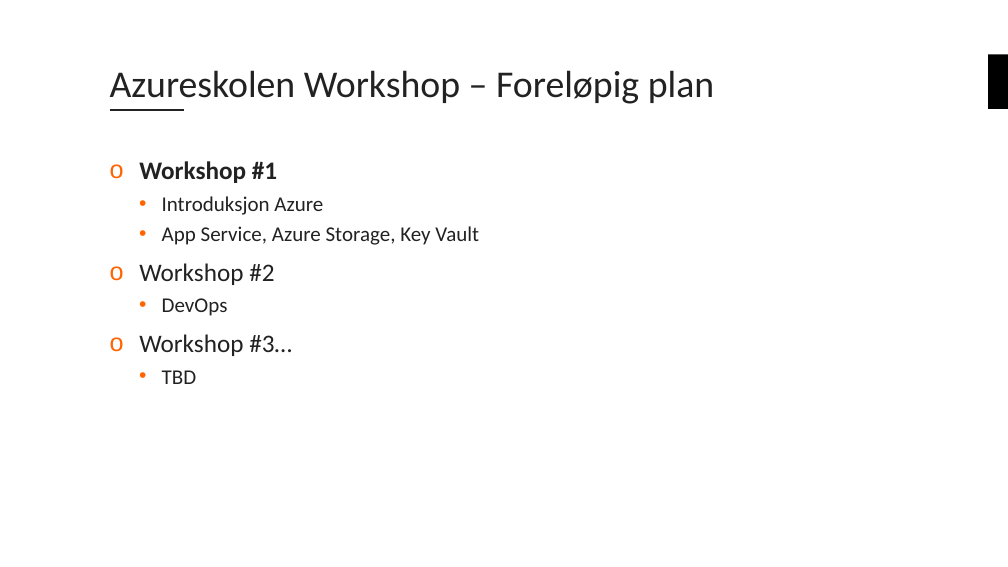
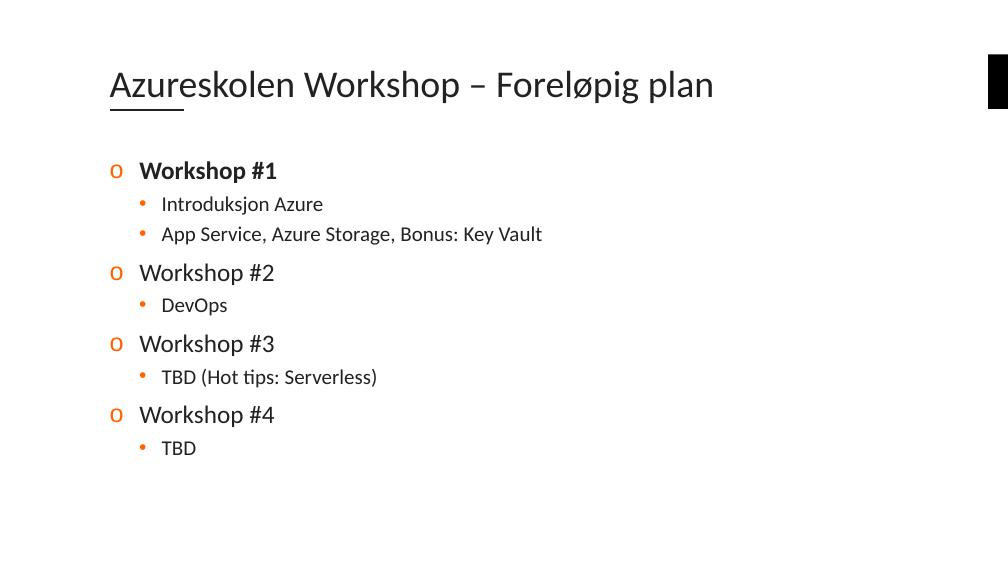
Before and after one commit to bouvet/azure-workshops, a slide deck: slide 3 of Workshop_1/Presentasjon/Azureskolen-Workshop#1.pptx. Drawn at 1008x567 pixels with LibreOffice and Linux fonts; fonts in the diff are those of the drawing; background and template pictures are left out. Boxes give left, top, right and bottom in pixels: in the first picture for what was removed or moved away, otherwise in the second. Text is boxed around its words. In the diff, an @@ line names an element or a change of style, - is before the commit and + after.

```diff
--- a/Workshop_1/Presentasjon/Azureskolen-Workshop#1.pptx
+++ b/Workshop_1/Presentasjon/Azureskolen-Workshop#1.pptx
@@ text at [162, 226, 543, 245]: text changed @@
-  • App Service, Azure Storage, Key Vault
+  • App Service, Azure Storage, Bonus: Key Vault
@@ text at [139, 334, 378, 427]: text changed; size 24 to 20 pt @@
-o Workshop #3…
+o Workshop #3
+  • TBD (Hot tips: Serverless)
+o Workshop #4
```
Also in this commit, not shown: 9 other slides changed, 2 slides added, 1 slide removed.
